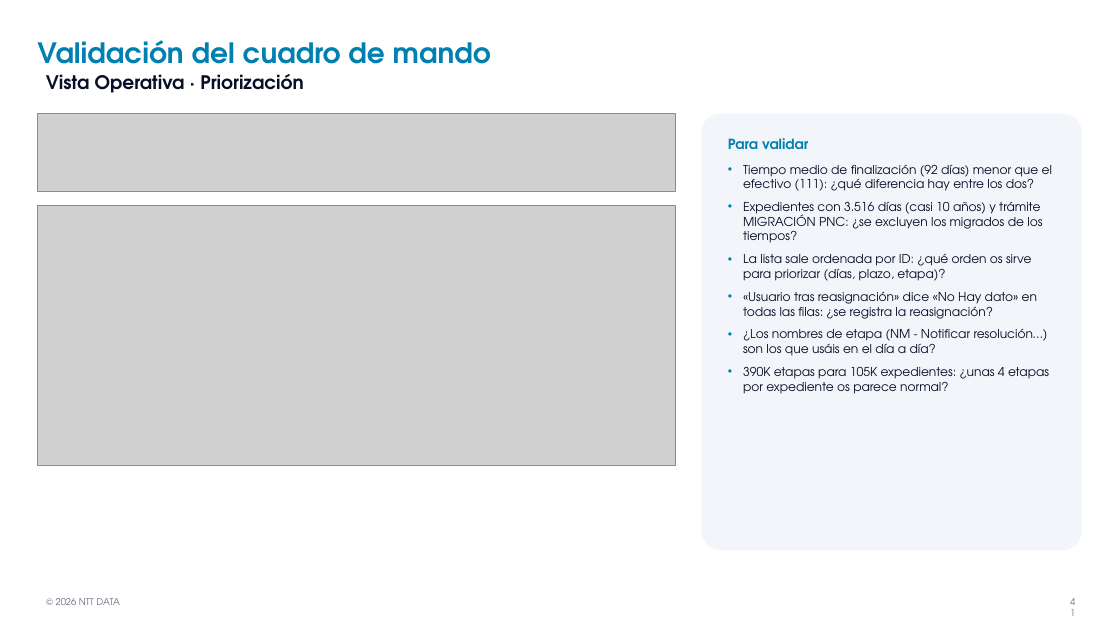
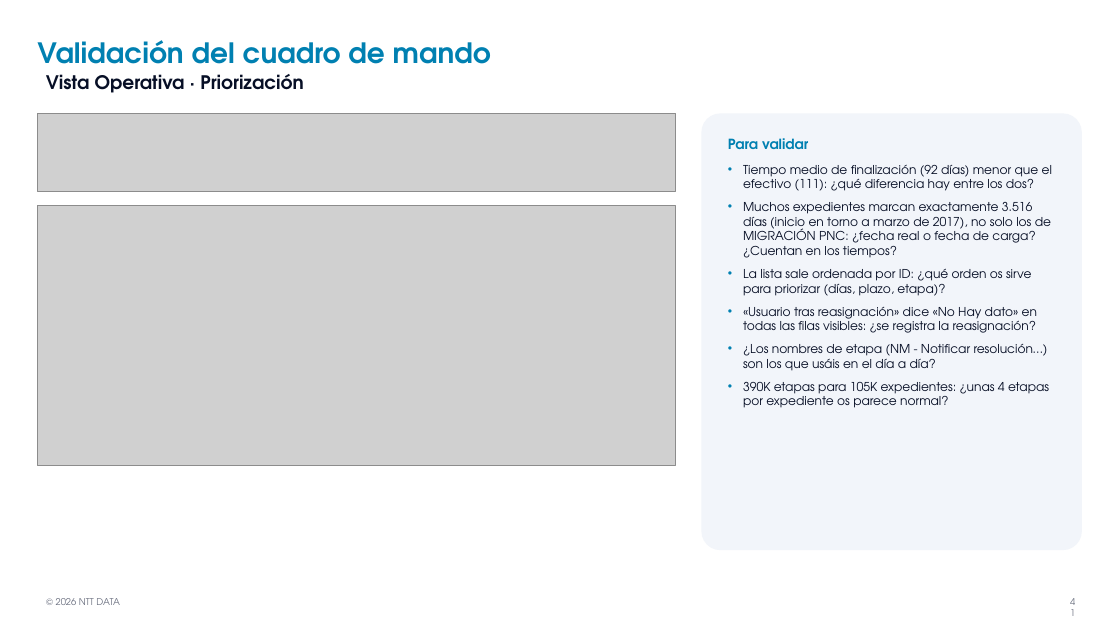
Before and after one commit to AnthonyXerri/Pruebas, a slide deck: slide 41 of mockups/Formacion_Celonis_PnC.pptx. Drawn at 1120x630 pixels with LibreOffice and Linux fonts; fonts in the diff are those of the drawing; grey boxes stand for pictures; background and template pictures are left out. Boxes give left, top, right and bottom in pixels: in the first picture for what was removed or moved away, otherwise in the second. Text is boxed around its words. In the diff, an @@ line names an element or a change of style, - is before the commit and + after.

```diff
--- a/mockups/Formacion_Celonis_PnC.pptx
+++ b/mockups/Formacion_Celonis_PnC.pptx
@@ text in rounded rectangle at [743,202,1051,258]: text changed @@
-• Expedientes con 3.516 días (casi 10 años) y trámite MIGRACIÓN PNC: ¿se excluyen los migrados de los tiempos?
+• Muchos expedientes marcan exactamente 3.516 días (inicio en torno a marzo de 2017), no solo los de MIGRACIÓN PNC: ¿fecha real o fecha de carga? ¿Cuentan en los tiempos?
@@ text in rounded rectangle at [743,307,1037,333]: text changed @@
-• «Usuario tras reasignación» dice «No Hay dato» en todas las filas: ¿se registra la reasignación?
+• «Usuario tras reasignación» dice «No Hay dato» en todas las filas visibles: ¿se registra la reasignación?
```
Also in this commit, not shown: 22 other slides changed.
